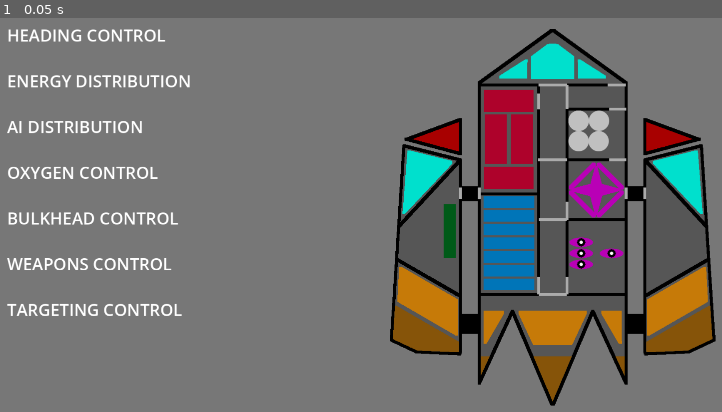
Above: before the commit, frame 1.
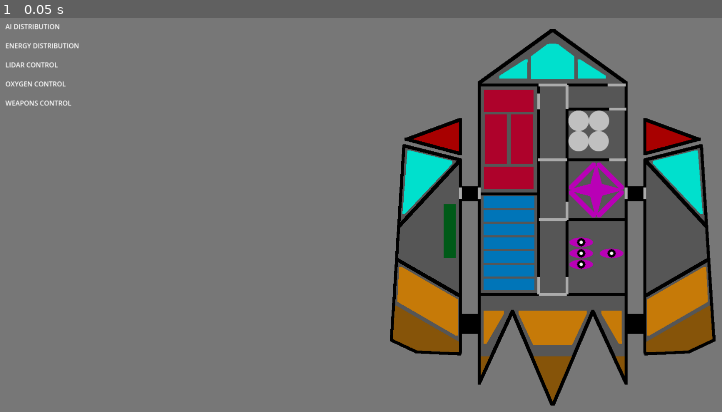
Above: after the commit, the same moment.

Repository: florence-camilletti/SlowerThanSound
Game: Godot game, scene res://Screens/Ship_Manager.tscn
Same seed, same stepped clock (60 frames per second), same inputs: the game is played once before the commit and once after it. Before the commit the project starts from res://Screens/Ship_Screen.tscn.
Inputs:
- Up to frame 1 (0.05 s): no input

The runs differ from the first frame. In frame 1, 2.7% of the frame differs, in the area x 0-27%, y 1-76%.

Commit message:
Overhauled systems to each be their own unique scene

Diff:
--- a/Screens/Enemy_Screen.tscn
+++ b/Screens/Enemy_Screen.tscn
@@ -1,6 +1,6 @@
 [gd_scene load_steps=2 format=3 uid="uid://d1vfu7ka822wr"]
 
-[ext_resource type="Script" uid="uid://bbiepr6wwxkv" path="res://Screens/enemy_screen.gd" id="1_dy5k1"]
+[ext_resource type="Script" uid="uid://bbiepr6wwxkv" path="res://Scripts/enemy_screen.gd" id="1_dy5k1"]
 
 [node name="EnemyScreen" type="Node2D"]
 script = ExtResource("1_dy5k1")
--- a/Screens/Map_Screen.tscn
+++ b/Screens/Map_Screen.tscn
@@ -1,6 +1,6 @@
 [gd_scene load_steps=2 format=3 uid="uid://bs7xfk8st1xs4"]
 
-[ext_resource type="Script" uid="uid://c4r7bha4lsdin" path="res://Screens/map_screen.gd" id="1_pyxty"]
+[ext_resource type="Script" uid="uid://c4r7bha4lsdin" path="res://Scripts/map_screen.gd" id="1_pyxty"]
 
 [node name="MapScreen" type="Node2D"]
 script = ExtResource("1_pyxty")
--- /dev/null
+++ b/Screens/Ship_AI.tscn
@@ -0,0 +1,11 @@
+[gd_scene load_steps=4 format=3 uid="uid://dkl1ls4rou68o"]
+
+[ext_resource type="PackedScene" uid="uid://bkvojy2twfmob" path="res://Screens/Ship_System.tscn" id="1_64dlo"]
+[ext_resource type="Script" uid="uid://2dkidu1gf8ja" path="res://Scripts/ship_ai.gd" id="2_m4vln"]
+[ext_resource type="Texture2D" uid="uid://q34ng4xtyev4" path="res://Assets/Textures/Ships/Ship_AI.png" id="2_qdeq5"]
+
+[node name="ShipAI" instance=ExtResource("1_64dlo")]
+script = ExtResource("2_m4vln")
+
+[node name="SystemSprite" parent="." index="1"]
+texture = ExtResource("2_qdeq5")
--- /dev/null
+++ b/Screens/Ship_Energy.tscn
@@ -0,0 +1,104 @@
+[gd_scene load_steps=5 format=3 uid="uid://cxlti6bo41ija"]
+
+[ext_resource type="PackedScene" uid="uid://bkvojy2twfmob" path="res://Screens/Ship_System.tscn" id="1_hkqgm"]
+[ext_resource type="Script" uid="uid://cbmyl68867y5i" path="res://Scripts/ship_energy.gd" id="2_pvwxx"]
+[ext_resource type="Texture2D" uid="uid://bsferqnagcwnt" path="res://Assets/Textures/Ships/Ship_Energy.png" id="3_wh11q"]
+[ext_resource type="Texture2D" uid="uid://dr4oo0qbki4l8" path="res://Assets/Textures/EnergyBar.png" id="4_mrip0"]
+
+[node name="ShipEnergy" instance=ExtResource("1_hkqgm")]
+script = ExtResource("2_pvwxx")
+
+[node name="SystemSprite" parent="." index="1"]
+texture = ExtResource("3_wh11q")
+
+[node name="Bars" type="Node2D" parent="." index="2"]
+
+[node name="Bar_A1" type="Sprite2D" parent="Bars" index="0"]
+visible = false
+position = Vector2(1039, 551)
+texture = ExtResource("4_mrip0")
+
+[node name="Bar_Z1" type="Sprite2D" parent="Bars" index="1"]
+visible = false
+position = Vector2(1025, 775)
+texture = ExtResource("4_mrip0")
+
+[node name="Bar_Z2" type="Sprite2D" parent="Bars" index="2"]
+visible = false
+position = Vector2(1025, 740)
+texture = ExtResource("4_mrip0")
+
+[node name="Bar_X1" type="Sprite2D" parent="Bars" index="3"]
+visible = false
+position = Vector2(1333, 791)
+texture = ExtResource("4_mrip0")
+
+[node name="Bar_X2" type="Sprite2D" parent="Bars" index="4"]
+visible = false
+position = Vector2(1333, 757)
+texture = ExtResource("4_mrip0")
+
+[node name="Bar_C1" type="Sprite2D" parent="Bars" index="5"]
+visible = false
+position = Vector2(1623, 777)
+texture = ExtResource("4_mrip0")
+
+[node name="Bar_C2" type="Sprite2D" parent="Bars" index="6"]
+visible = false
+position = Vector2(1623, 740)
+texture = ExtResource("4_mrip0")
+
+[node name="Bar_S1" type="Sprite2D" parent="Bars" index="7"]
+visible = false
+position = Vector2(1435, 643)
+texture = ExtResource("4_mrip0")
+
+[node name="Bar_S2" type="Sprite2D" parent="Bars" index="8"]
+visible = false
+position = Vector2(1435, 611)
+texture = ExtResource("4_mrip0")
+
+[node name="Bar_S3" type="Sprite2D" parent="Bars" index="9"]
+visible = false
+position = Vector2(1436, 578)
+texture = ExtResource("4_mrip0")
+
+[node name="Bar_W1" type="Sprite2D" parent="Bars" index="10"]
+visible = false
+position = Vector2(1434, 466)
+texture = ExtResource("4_mrip0")
+
+[node name="Bar_W2" type="Sprite2D" parent="Bars" index="11"]
+visible = false
+position = Vector2(1435, 431)
+texture = ExtResource("4_mrip0")
+
+[node name="Bar_Q1" type="Sprite2D" parent="Bars" index="12"]
+visible = false
+position = Vector2(1224, 404)
+texture = ExtResource("4_mrip0")
+
+[node name="Bar_Q2" type="Sprite2D" parent="Bars" index="13"]
+visible = false
+position = Vector2(1226, 374)
+texture = ExtResource("4_mrip0")
+
+[node name="Bar_Q3" type="Sprite2D" parent="Bars" index="14"]
+visible = false
+position = Vector2(1223, 348)
+texture = ExtResource("4_mrip0")
+
+[node name="Bar_Q4" type="Sprite2D" parent="Bars" index="15"]
+visible = false
+position = Vector2(1224, 317)
+texture = ExtResource("4_mrip0")
+
+[node name="Bar_21" type="Sprite2D" parent="Bars" index="16"]
+visible = false
+position = Vector2(1420, 255)
+texture = ExtResource("4_mrip0")
+
+[node name="Bar_11" type="Sprite2D" parent="Bars" index="17"]
+visible = false
+position = Vector2(1330, 143)
+texture = ExtResource("4_mrip0")
--- /dev/null
+++ b/Screens/Ship_LIDAR.tscn
@@ -0,0 +1,7 @@
+[gd_scene load_steps=3 format=3 uid="uid://dcbq55wkga8tk"]
+
+[ext_resource type="PackedScene" uid="uid://bkvojy2twfmob" path="res://Screens/Ship_System.tscn" id="1_ctw80"]
+[ext_resource type="Script" uid="uid://bol1r4odc751j" path="res://Scripts/ship_lidar.gd" id="2_yj4yk"]
+
+[node name="ShipLIDAR" instance=ExtResource("1_ctw80")]
+script = ExtResource("2_yj4yk")
--- /dev/null
+++ b/Screens/Ship_Manager.tscn
@@ -0,0 +1,35 @@
+[gd_scene load_steps=10 format=3 uid="uid://by6ibt8eqsgjk"]
+
+[ext_resource type="Script" uid="uid://jojeowbnx382" path="res://Scripts/ship_manager.gd" id="1_q5q4y"]
+[ext_resource type="Texture2D" uid="uid://d0ara2tk00xts" path="res://Assets/Textures/back.png" id="2_qcah4"]
+[ext_resource type="Texture2D" uid="uid://bgdt0cl5t2qt8" path="res://Assets/Textures/Ships/Ship_Base.png" id="3_ur7lb"]
+[ext_resource type="PackedScene" uid="uid://d7h8318elmx6" path="res://Screens/Ship_Menu.tscn" id="4_fwxua"]
+[ext_resource type="PackedScene" uid="uid://dkl1ls4rou68o" path="res://Screens/Ship_AI.tscn" id="5_kpqe6"]
+[ext_resource type="PackedScene" uid="uid://cxlti6bo41ija" path="res://Screens/Ship_Energy.tscn" id="6_3a267"]
+[ext_resource type="PackedScene" uid="uid://dcbq55wkga8tk" path="res://Screens/Ship_LIDAR.tscn" id="7_mneo4"]
+[ext_resource type="PackedScene" uid="uid://de68nawnmq5oj" path="res://Screens/Ship_Oxy.tscn" id="8_252ws"]
+[ext_resource type="PackedScene" uid="uid://cc5hivvk8lrs3" path="res://Screens/Ship_Weapons.tscn" id="9_hkh0f"]
+
+[node name="ShipManager" type="Node2D"]
+script = ExtResource("1_q5q4y")
+
+[node name="Background" type="Sprite2D" parent="."]
+position = Vector2(960, 540)
+scale = Vector2(96, 54)
+texture = ExtResource("2_qcah4")
+
+[node name="ShipSprite" type="Sprite2D" parent="."]
+position = Vector2(1328, 487)
+texture = ExtResource("3_ur7lb")
+
+[node name="ShipMenu" parent="." instance=ExtResource("4_fwxua")]
+
+[node name="ShipAI" parent="." instance=ExtResource("5_kpqe6")]
+
+[node name="ShipEnergy" parent="." instance=ExtResource("6_3a267")]
+
+[node name="ShipLIDAR" parent="." instance=ExtResource("7_mneo4")]
+
+[node name="ShipOxy" parent="." instance=ExtResource("8_252ws")]
+
+[node name="ShipWeapons" parent="." instance=ExtResource("9_hkh0f")]
--- /dev/null
+++ b/Screens/Ship_Menu.tscn
@@ -0,0 +1,11 @@
+[gd_scene load_steps=4 format=3 uid="uid://d7h8318elmx6"]
+
+[ext_resource type="PackedScene" uid="uid://bkvojy2twfmob" path="res://Screens/Ship_System.tscn" id="1_5erjh"]
+[ext_resource type="Script" uid="uid://dftv80lcqy7rb" path="res://Scripts/ship_menu.gd" id="2_hfdcm"]
+[ext_resource type="Texture2D" uid="uid://cp3nc8ourxpd0" path="res://Assets/Textures/Ships/Ship_Default.png" id="3_22ebg"]
+
+[node name="ShipMenu" instance=ExtResource("1_5erjh")]
+script = ExtResource("2_hfdcm")
+
+[node name="SystemSprite" parent="." index="1"]
+texture = ExtResource("3_22ebg")
--- /dev/null
+++ b/Screens/Ship_Oxy.tscn
@@ -0,0 +1,11 @@
+[gd_scene load_steps=4 format=3 uid="uid://de68nawnmq5oj"]
+
+[ext_resource type="PackedScene" uid="uid://bkvojy2twfmob" path="res://Screens/Ship_System.tscn" id="1_3dum8"]
+[ext_resource type="Script" uid="uid://0qqwrvc417u8" path="res://Scripts/ship_oxy.gd" id="2_0pxto"]
+[ext_resource type="Texture2D" uid="uid://c637rvndrx6ix" path="res://Assets/Textures/Ships/Ship_Pumps.png" id="2_bvm6j"]
+
+[node name="ShipOxy" instance=ExtResource("1_3dum8")]
+script = ExtResource("2_0pxto")
+
+[node name="SystemSprite" parent="." index="1"]
+texture = ExtResource("2_bvm6j")
--- a/Screens/Ship_Screen.tscn
+++ /dev/null
@@ -1,136 +0,0 @@
-[gd_scene load_steps=6 format=3 uid="uid://by6ibt8eqsgjk"]
-
-[ext_resource type="Texture2D" uid="uid://d0ara2tk00xts" path="res://Assets/Textures/back.png" id="1_ungp0"]
-[ext_resource type="Script" uid="uid://jojeowbnx382" path="res://Screens/ship_screen.gd" id="1_xne6s"]
-[ext_resource type="Texture2D" uid="uid://bgdt0cl5t2qt8" path="res://Assets/Textures/Ships/Ship_Base.png" id="3_fjoxh"]
-[ext_resource type="Script" uid="uid://cbmyl68867y5i" path="res://Screens/ship_energy.gd" id="4_pmen7"]
-[ext_resource type="Texture2D" uid="uid://dr4oo0qbki4l8" path="res://Assets/Textures/EnergyBar.png" id="5_g76ue"]
-
-[node name="ShipScreen" type="Node2D"]
-script = ExtResource("1_xne6s")
-
-[node name="Background" type="Sprite2D" parent="."]
-position = Vector2(960, 540)
-scale = Vector2(96, 54)
-texture = ExtResource("1_ungp0")
-
-[node name="MenuText" type="RichTextLabel" parent="."]
-offset_left = 17.0
-offset_top = 21.0
-offset_right = 709.0
-offset_bottom = 1052.0
-theme_override_font_sizes/normal_font_size = 40
-text = "HEADING CONTROL
-
-ENERGY DISTRIBUTION
-
-AI DISTRIBUTION
-
-OXYGEN CONTROL
-
-BULKHEAD CONTROL
-
-WEAPONS CONTROL
-
-TARGETING CONTROL"
-
-[node name="ShipSprite" type="Sprite2D" parent="."]
-position = Vector2(1328, 487)
-texture = ExtResource("3_fjoxh")
-
-[node name="SystemSprite" type="Sprite2D" parent="."]
-position = Vector2(1328, 487)
-
-[node name="ShipEnergy" type="Node2D" parent="."]
-visible = false
-script = ExtResource("4_pmen7")
-
-[node name="Bar_A1" type="Sprite2D" parent="ShipEnergy"]
-visible = false
-position = Vector2(1039, 551)
-texture = ExtResource("5_g76ue")
-
-[node name="Bar_Z1" type="Sprite2D" parent="ShipEnergy"]
-visible = false
-position = Vector2(1025, 775)
-texture = ExtResource("5_g76ue")
-
-[node name="Bar_Z2" type="Sprite2D" parent="ShipEnergy"]
-visible = false
-position = Vector2(1025, 740)
-texture = ExtResource("5_g76ue")
-
-[node name="Bar_X1" type="Sprite2D" parent="ShipEnergy"]
-visible = false
-position = Vector2(1333, 791)
-texture = ExtResource("5_g76ue")
-
-[node name="Bar_X2" type="Sprite2D" parent="ShipEnergy"]
-visible = false
-position = Vector2(1333, 757)
-texture = ExtResource("5_g76ue")
-
-[node name="Bar_C1" type="Sprite2D" parent="ShipEnergy"]
-visible = false
-position = Vector2(1623, 777)
-texture = ExtResource("5_g76ue")
-
-[node name="Bar_C2" type="Sprite2D" parent="ShipEnergy"]
-visible = false
-position = Vector2(1623, 740)
-texture = ExtResource("5_g76ue")
-
-[node name="Bar_S1" type="Sprite2D" parent="ShipEnergy"]
-visible = false
-position = Vector2(1435, 643)
-texture = ExtResource("5_g76ue")
-
-[node name="Bar_S2" type="Sprite2D" parent="ShipEnergy"]
-visible = false
-position = Vector2(1435, 611)
-texture = ExtResource("5_g76ue")
-
-[node name="Bar_S3" type="Sprite2D" parent="ShipEnergy"]
-visible = false
-position = Vector2(1436, 578)
-texture = ExtResource("5_g76ue")
-
-[node name="Bar_W1" type="Sprite2D" parent="ShipEnergy"]
-visible = false
-position = Vector2(1434, 466)
-texture = ExtResource("5_g76ue")
-
-[node name="Bar_W2" type="Sprite2D" parent="ShipEnergy"]
-visible = false
-position = Vector2(1435, 431)
-texture = ExtResource("5_g76ue")
-
-[node name="Bar_Q1" type="Sprite2D" parent="ShipEnergy"]
-visible = false
-position = Vector2(1224, 404)
-texture = ExtResource("5_g76ue")
-
-[node name="Bar_Q2" type="Sprite2D" parent="ShipEnergy"]
-visible = false
-position = Vector2(1226, 374)
-texture = ExtResource("5_g76ue")
-
-[node name="Bar_Q3" type="Sprite2D" parent="ShipEnergy"]
-visible = false
-position = Vector2(1223, 348)
-texture = ExtResource("5_g76ue")
-
-[node name="Bar_Q4" type="Sprite2D" parent="ShipEnergy"]
-visible = false
-position = Vector2(1224, 317)
-texture = ExtResource("5_g76ue")
-
-[node name="Bar_21" type="Sprite2D" parent="ShipEnergy"]
-visible = false
-position = Vector2(1420, 255)
-texture = ExtResource("5_g76ue")
-
-[node name="Bar_11" type="Sprite2D" parent="ShipEnergy"]
-visible = false
-position = Vector2(1330, 143)
-texture = ExtResource("5_g76ue")
--- /dev/null
+++ b/Screens/Ship_System.tscn
@@ -0,0 +1,15 @@
+[gd_scene load_steps=2 format=3 uid="uid://bkvojy2twfmob"]
+
+[ext_resource type="Script" uid="uid://bybdu4ybegp4l" path="res://Scripts/ship_system.gd" id="1_l2vbb"]
+
+[node name="ShipSystem" type="Node2D"]
+script = ExtResource("1_l2vbb")
+
+[node name="Text" type="RichTextLabel" parent="."]
+offset_left = 13.0
+offset_top = 16.0
+offset_right = 898.0
+offset_bottom = 1046.0
+
+[node name="SystemSprite" type="Sprite2D" parent="."]
+position = Vector2(1328, 487)
--- /dev/null
+++ b/Screens/Ship_Weapons.tscn
@@ -0,0 +1,11 @@
+[gd_scene load_steps=4 format=3 uid="uid://cc5hivvk8lrs3"]
+
+[ext_resource type="PackedScene" uid="uid://bkvojy2twfmob" path="res://Screens/Ship_System.tscn" id="1_0fvnq"]
+[ext_resource type="Script" uid="uid://cyim88fakf5xt" path="res://Scripts/ship_weapons.gd" id="2_cbrcw"]
+[ext_resource type="Texture2D" uid="uid://dmi2wf0pdnyvs" path="res://Assets/Textures/Ships/Ship_Weapons.png" id="3_cyf5v"]
+
+[node name="ShipWeapons" instance=ExtResource("1_0fvnq")]
+script = ExtResource("2_cbrcw")
+
+[node name="SystemSprite" parent="." index="1"]
+texture = ExtResource("3_cyf5v")
--- a/Screens/ship_screen.gd
+++ /dev/null
@@ -1,124 +0,0 @@
-extends Node2D
-
-var menu_choice: int;
-var menu_text
-
-var menu_file_text
-var heading_file_text
-var energy_file_text
-var ai_file_text
-var oxy_file_text
-var bulk_file_text
-var weapons_file_text
-var targeting_file_text
-
-var energy_node
-
-var ship_sprite
-var system_sprite
-
-func _ready() -> void:
-    menu_choice = 0
-    menu_text = $MenuText
-    energy_node = $ShipEnergy
-    ship_sprite = $ShipSprite
-    system_sprite = $SystemSprite
-
-    menu_file_text = read_file("res://Assets/Texts/Ship_Menu.txt")
-    heading_file_text = read_file("res://Assets/Texts/Ship_Heading.txt")
-    energy_file_text = read_file("res://Assets/Texts/Ship_Energy.txt")
-    ai_file_text = read_file("res://Assets/Texts/Ship_AI.txt")
-    oxy_file_text = read_file("res://Assets/Texts/Ship_Oxy.txt")
-    bulk_file_text = read_file("res://Assets/Texts/Ship_Bulk.txt")
-    weapons_file_text = read_file("res://Assets/Texts/Ship_Weapons.txt")
-    targeting_file_text = read_file("res://Assets/Texts/Ship_Targeting.txt")
-
-func _process(delta: float) -> void:
-    if(Input.is_action_just_pressed("MENU_QUIT")):#Go up a menu
-        menu_choice = 0
-        energy_node.set_focus(false)
-    if(Input.is_action_just_pressed("HEADING")):#Where you're going
-        menu_choice = 1
-    if(Input.is_action_just_pressed("ENERGY")):#What has power
-        menu_choice = 2
-        energy_node.set_focus(true)
-    if(Input.is_action_just_pressed("AI")):#What the computers are focusing on
-        menu_choice = 3
-    if(Input.is_action_just_pressed("OXYGEN")):#Oxygen managment
-        menu_choice = 4
-    if(Input.is_action_just_pressed("BULKHEAD")):#Doors
-        menu_choice = 5
-    if(Input.is_action_just_pressed("WEAPONS")):#Weapon managment
-        menu_choice = 6
-    if(Input.is_action_just_pressed("TARGETING")):#Weapon targeting
-        menu_choice = 7
-
-    match menu_choice:
-        0:#Menu
-            display_menu()
-        1:#Heading
-            display_heading()
-        2:#Energy
-            display_energy()
-        3:#AI
-            display_AI()
-        4:#Oxygen
-            display_oxy()
-        5:#Bulkhead
-            display_bulk()
-        6:#Weapons
-            display_weapons()
-        7:#Targeting
-            display_targeting()
-
-func read_file(path):
-    var file = FileAccess.open(path, FileAccess.READ)
-    var content = file.get_as_text()
-    return content
-
-func display_menu():
-    ship_sprite.visible = true
-    system_sprite.visible = true
-    menu_text.set_text(menu_file_text)
-    system_sprite.texture = load("res://Assets/Textures/Ships/Ship_Default.png")
-
-func display_heading():#MOVE TO MAP MENU
-    ship_sprite.visible = false
-    system_sprite.visible = false
-    menu_text.set_text(heading_file_text)
-
-func display_energy():#MOVE TO ship_energy.gd
-    ship_sprite.visible = true
-    system_sprite.visible = true
-    menu_text.set_text(energy_file_text)
-    system_sprite.texture = load("res://Assets/Textures/Ships/Ship_Energy.png")
-
-
-func display_AI():
-    ship_sprite.visible = true
-    system_sprite.visible = true
-    menu_text.set_text(ai_file_text)
-    system_sprite.texture = load("res://Assets/Textures/Ships/Ship_AI.png")
-
-func display_oxy():
-    ship_sprite.visible = true
-    system_sprite.visible = true
-    menu_text.set_text(oxy_file_text)
-    system_sprite.texture = load("res://Assets/Textures/Ships/Ship_Pumps.png")
-
-func display_bulk():
-    ship_sprite.visible = true
-    system_sprite.visible = true
-    menu_text.set_text(bulk_file_text)
-    system_sprite.texture = load("res://Assets/Textures/Ships/Ship_Bulkheads.png")
-
-func display_weapons():
-    ship_sprite.visible = true
-    system_sprite.visible = true
-    menu_text.set_text(weapons_file_text)
-    system_sprite.texture = load("res://Assets/Textures/Ships/Ship_Weapons.png")
-
-func display_targeting():#MOVE TO ENEMY VIEW
-    ship_sprite.visible = false
-    system_sprite.visible = false
-    menu_text.set_text(targeting_file_text)
--- /dev/null
+++ b/Scripts/ship_ai.gd
@@ -0,0 +1,8 @@
+extends ShipSystem
+
+func _ready() -> void:
+    text_file_path = "res://Assets/Texts/Ship_AI.txt"
+    super._ready()
+
+func _process(delta: float) -> void:
+    super._process(delta)
--- a/Screens/ship_energy.gd
+++ b/Scripts/ship_energy.gd
@@ -1,6 +1,4 @@
-extends Node
-
-var in_focus: bool
+extends ShipSystem
 
 var energy_bar_path = "res://Assets/Textures/EnergyBar.png"
 
@@ -13,16 +11,19 @@
 var rem_actions = "SH"
 
 func _ready() -> void:
-    in_focus = false
-    bar_sprites = [[$Bar_11],
-                [$Bar_21],
-                [$Bar_Q1,$Bar_Q2,$Bar_Q3,$Bar_Q4],
-                [$Bar_W1,$Bar_W2],
-                [$Bar_A1],
-                [$Bar_S1,$Bar_S2,$Bar_S3],
-                [$Bar_Z1,$Bar_Z2],
-                [$Bar_X1,$Bar_X2],
-                [$Bar_C1,$Bar_C2]]
+    text_file_path = "res://Assets/Texts/Ship_Energy.txt"
+
+    bar_sprites = [[$Bars/Bar_11],
+                [$Bars/Bar_21],
+                [$Bars/Bar_Q1,$Bars/Bar_Q2,$Bars/Bar_Q3,$Bars/Bar_Q4],
+                [$Bars/Bar_W1,$Bars/Bar_W2],
+                [$Bars/Bar_A1],
+                [$Bars/Bar_S1,$Bars/Bar_S2,$Bars/Bar_S3],
+                [$Bars/Bar_Z1,$Bars/Bar_Z2],
+                [$Bars/Bar_X1,$Bars/Bar_X2],
+                [$Bars/Bar_C1,$Bars/Bar_C2]]
+
+    super._ready()
 
 func _process(delta: float) -> void:
     if(in_focus):
@@ -31,13 +32,9 @@
             if(Input.is_action_just_pressed(rem_actions+action)):#Remove energy
                 print("REMOVE FROM "+action)
                 curr_power[indx] = max(curr_power[indx]-1, 0)
-                bar_sprites[indx][0].visible = false
+                bar_sprites[indx][curr_power[indx]].visible = false
 
             elif(Input.is_action_just_pressed(action)):#Add energy
                 print("ADD TO "+action)
                 curr_power[indx] = min(curr_power[indx]+1, max_power[indx])
-                bar_sprites[indx][0].visible = true
-
-func set_focus(f) -> void:
-    in_focus = f
-    self.visible = f
+                bar_sprites[indx][curr_power[indx]-1].visible = true
--- /dev/null
+++ b/Scripts/ship_lidar.gd
@@ -0,0 +1,8 @@
+extends ShipSystem
+
+func _ready() -> void:
+    text_file_path = "res://Assets/Texts/Ship_LIDAR.txt"
+    super._ready()
+
+func _process(delta: float) -> void:
+    super._process(delta)
--- /dev/null
+++ b/Scripts/ship_manager.gd
@@ -0,0 +1,35 @@
+extends Node2D
+
+var menu_choice: int;
+
+enum {MENU,AI,ENERGY,LIDAR,OXY,WEAPONS}#Manual controls
+var num_actions = 6
+var actions = ["MENU","AI","ENERGY","LIDAR","OXY","WEAPONS"]#Names of possible menu actions
+var system_nodes = []#Child nodes belonging to each one
+var focuses = []#Which one is currently being focused on
+
+var ship_sprite
+
+func _ready() -> void:
+    menu_choice = 0
+    ship_sprite = $ShipSprite
+
+    system_nodes = [$ShipMenu,
+                    $ShipAI,
+                    $ShipEnergy,
+                    $ShipLIDAR,
+                    $ShipOxy,
+                    $ShipWeapons]
+    focuses = [true, false, false, false, false, false]
+
+func _process(delta: float) -> void:
+    for possible_action in range(num_actions):
+        if(Input.is_action_just_pressed(actions[possible_action])):
+            menu_choice = possible_action#Set the menu choice
+            for n in range(num_actions):#Set the focuses
+                if(possible_action==n):
+                    system_nodes[n].set_focus(true)
+                    focuses[n]=true
+                else:
+                    system_nodes[n].set_focus(false)
+                    focuses[n]=false
--- /dev/null
+++ b/Scripts/ship_menu.gd
@@ -0,0 +1,10 @@
+extends ShipSystem
+
+func _ready() -> void:
+    text_file_path = "res://Assets/Texts/Ship_Menu.txt"
+    super._ready()
+    self.in_focus = true
+    self.visible = true
+
+func _process(delta: float) -> void:
+    super._process(delta)
--- /dev/null
+++ b/Scripts/ship_oxy.gd
@@ -0,0 +1,8 @@
+extends ShipSystem
+
+func _ready() -> void:
+    text_file_path = "res://Assets/Texts/Ship_Oxy.txt"
+    super._ready()
+
+func _process(delta: float) -> void:
+    super._process(delta)
--- /dev/null
+++ b/Scripts/ship_system.gd
@@ -0,0 +1,21 @@
+extends Node2D
+class_name ShipSystem
+
+var in_focus: bool
+var text_file_path
+var text_node
+
+func _ready() -> void:
+    in_focus = false
+    self.visible = false
+    text_node = $Text
+    var file = FileAccess.open(text_file_path, FileAccess.READ)
+    text_node.set_text(file.get_as_text())
+
+func _process(delta: float):
+    if(!in_focus):
+        return(null)
+
+func set_focus(f) -> void:
+    in_focus = f
+    self.visible = f
--- /dev/null
+++ b/Scripts/ship_weapons.gd
@@ -0,0 +1,8 @@
+extends ShipSystem
+
+func _ready() -> void:
+    text_file_path = "res://Assets/Texts/Ship_Weapons.txt"
+    super._ready()
+
+func _process(delta: float) -> void:
+    super._process(delta)
--- a/project.godot
+++ b/project.godot
@@ -22,9 +22,9 @@
 
 [input]
 
-HEADING={
+LIDAR={
 "deadzone": 0.2,
-"events": [Object(InputEventKey,"resource_local_to_scene":fa …(140 unchanged characters)… ":false,"keycode":0,"physical_keycode":72,"key_label":0,"unicode":72,"location":0,"echo":false,"script":null)
+"events": [Object(InputEventKey,"resource_local_to_scene":fa …(140 unchanged characters)… ":false,"keycode":0,"physical_keycode":76,"key_label":0,"unicode":108,"location":0,"echo":false,"script":null)
 ]
 }
 ENERGY={
@@ -37,17 +37,12 @@
 "events": [Object(InputEventKey,"resource_local_to_scene":false,"resource_name":"","device":-1,"window_id":0,"alt_press …(190 unchanged characters)…
 ]
 }
-OXYGEN={
+OXY={
 "deadzone": 0.2,
 "events": [Object(InputEventKey,"resource_local_to_scene":false,"resource_name":"","device":-1,"window_id":0,"alt_press …(190 unchanged characters)…
 ]
 }
-BULKHEAD={
-"deadzone": 0.2,
-"events": [Object(InputEventKey,"resource_local_to_scene":false,"resource_name":"","device":-1,"window_id":0,"alt_pressed":true,"shift_pressed":false,"ctrl_pressed":false,"meta_pressed":false,"pressed":false,"keycode":0,"physical_keycode":66,"key_label":0,"unicode":66,"location":0,"echo":false,"script":null)
-]
-}
-MENU_QUIT={
+MENU={
 "deadzone": 0.2,
 "events": [Object(InputEventKey,"resource_local_to_scene":false,"resource_name":"","device":-1,"window_id":0,"alt_press …(190 unchanged characters)…
 ]
Not shown, removed: Assets/Texts/Ship_Heading.txt
Not shown, added: Assets/Texts/Ship_LIDAR.txt
Not shown, changed: Assets/Texts/Ship_Menu.txt
Renamed: Screens/enemy_screen.gd -> Scripts/enemy_screen.gd
Renamed: Screens/enemy_screen.gd.uid -> Scripts/enemy_screen.gd.uid
Renamed: Screens/map_screen.gd -> Scripts/map_screen.gd
Renamed: Screens/map_screen.gd.uid -> Scripts/map_screen.gd.uid
Not shown, added: Scripts/ship_ai.gd.uid
Renamed: Screens/ship_energy.gd.uid -> Scripts/ship_energy.gd.uid
Not shown, added: Scripts/ship_lidar.gd.uid
Renamed: Screens/ship_screen.gd.uid -> Scripts/ship_manager.gd.uid
Not shown, added: Scripts/ship_menu.gd.uid
(and 3 more such lines)
